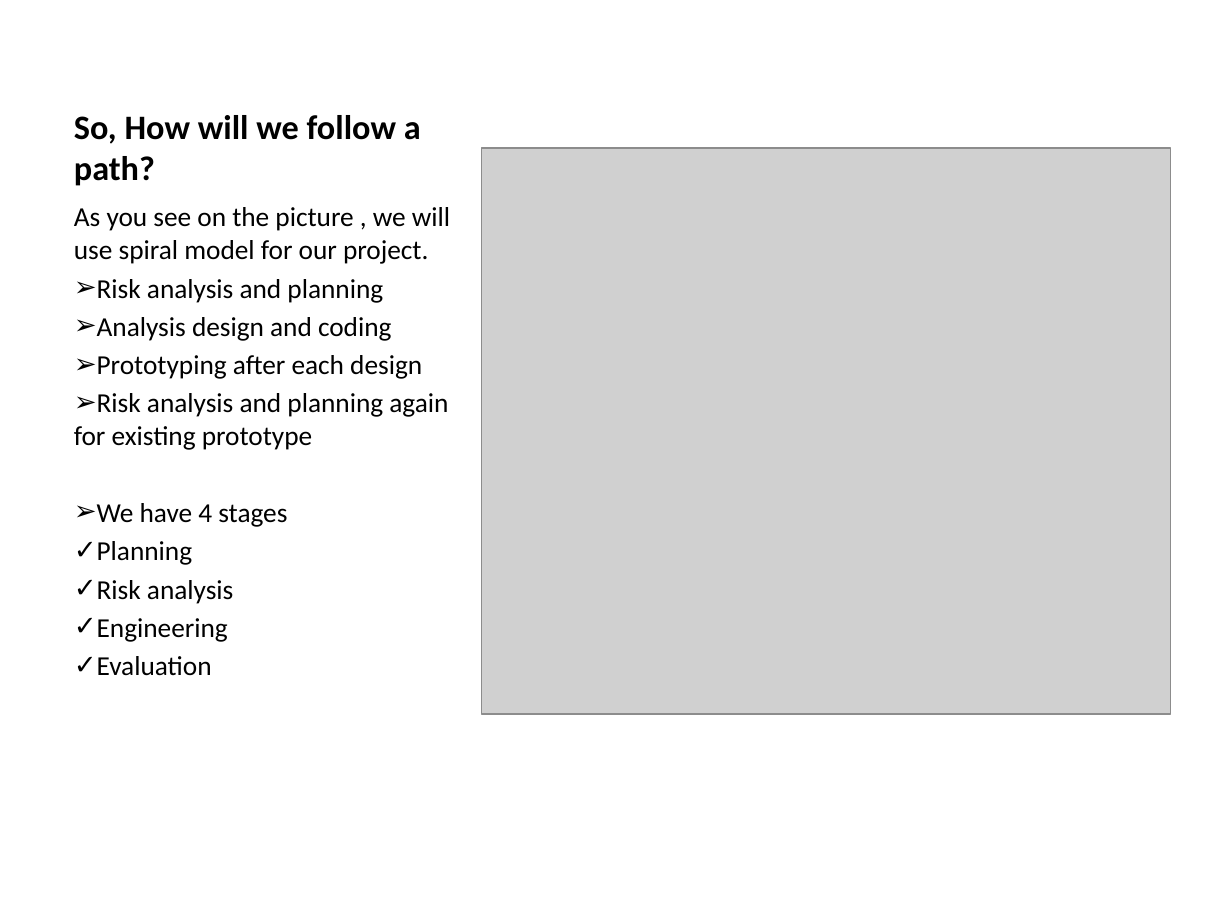
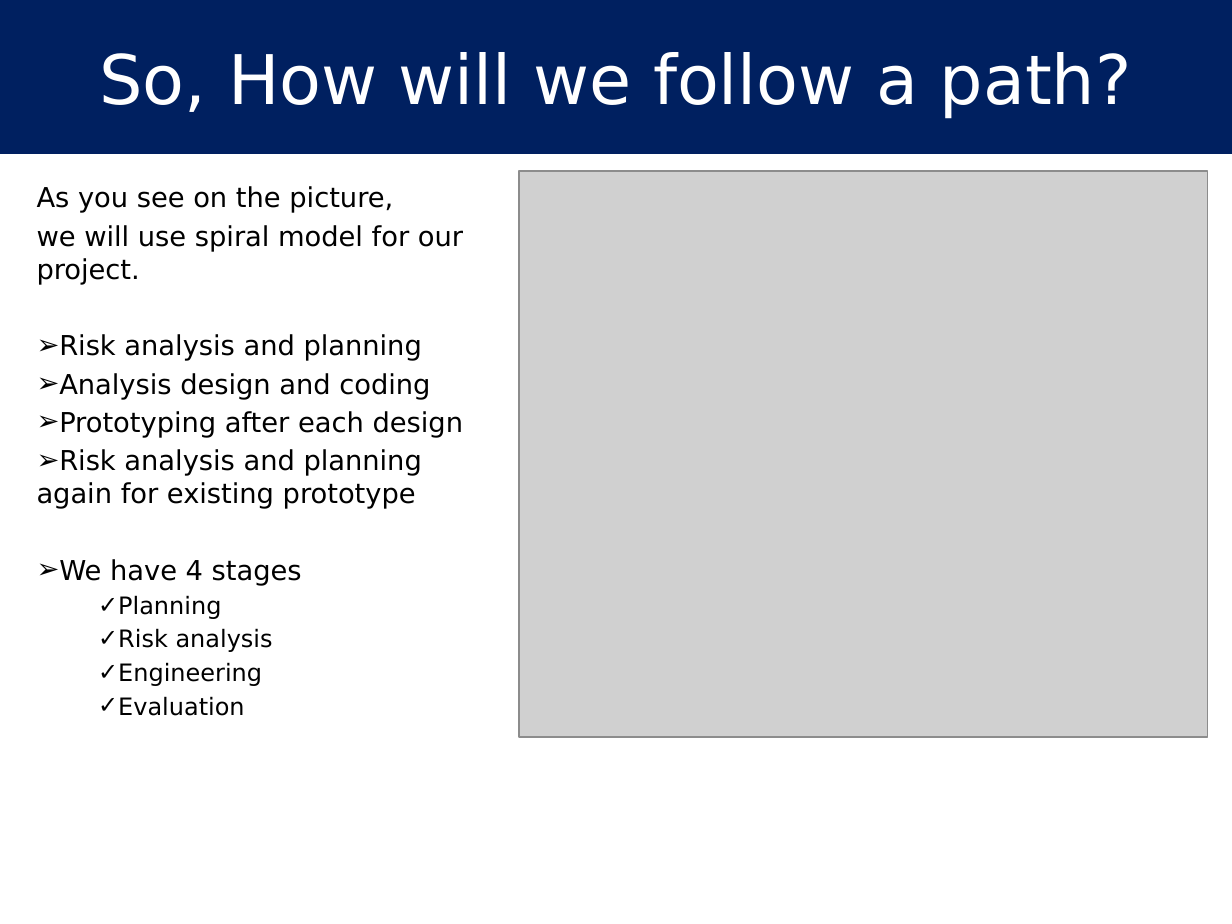
Before and after one commit to hakanyildiz/BIM444-Computer-Engineering-Apps, a slide deck: slide 13 of Documents/DUYARLIOL.pptx. Drawn at 1232x924 pixels with LibreOffice and Linux fonts; fonts in the diff are those of the drawing; grey boxes stand for pictures. Boxes give left, top, right and bottom in pixels: in the first picture for what was removed or moved away, otherwise in the second. Text is boxed around its words. In the diff, an @@ line names an element or a change of style, - is before the commit and + after.

```diff
--- a/Documents/DUYARLIOL.pptx
+++ b/Documents/DUYARLIOL.pptx
@@ rectangle "So, How will we follow ...": place and size @@
-rectangle "So, How will we follow ..." at (74,115,421,186)
+rectangle "So, How will we follow ..." at (0,0,1232,154)
@@ rectangle "So, How will we follow ..." at (0,0,1232,154): size 20 to 40 pt, font Calibri to DejaVu Sans, text colour #000000 to #FFFFFF, bold off; alignment left to centre; vertical alignment bottom to middle; fill none to #002060 @@
@@ text "As you see on the ...": place and size @@
-text "As you see on the ..." at (74,207,450,676)
+text "As you see on the ..." at (37,186,463,716)
@@ picture: place and size @@
-picture at (482,148,1170,713)
+picture at (519,171,1207,737)
@@ text at (37,186,463,285): text changed; font Calibri to DejaVu Sans @@
-As you see on the picture , we will use spiral model for our project.
+As you see on the picture,
+we will use spiral model for our project.
@@ text at (37,334,463,716): font Calibri to DejaVu Sans in "Risk analysis and planning", "Analysis design and coding", "Prototyping after each design", "Risk analysis and planning again for existing ..." and 5 more places; size 16 to 14 pt in "Planning", "Risk analysis", "Engineering", "Evaluation"; list level 1 to 2 in "Planning"; list level 1 to 2 in "Risk analysis"; list level 1 to 2 in "Engineering"; list level 1 to 2 in "Evaluation" @@
```
Also in this commit, not shown: 17 other slides changed, 2 slides added, 2 slides removed.
